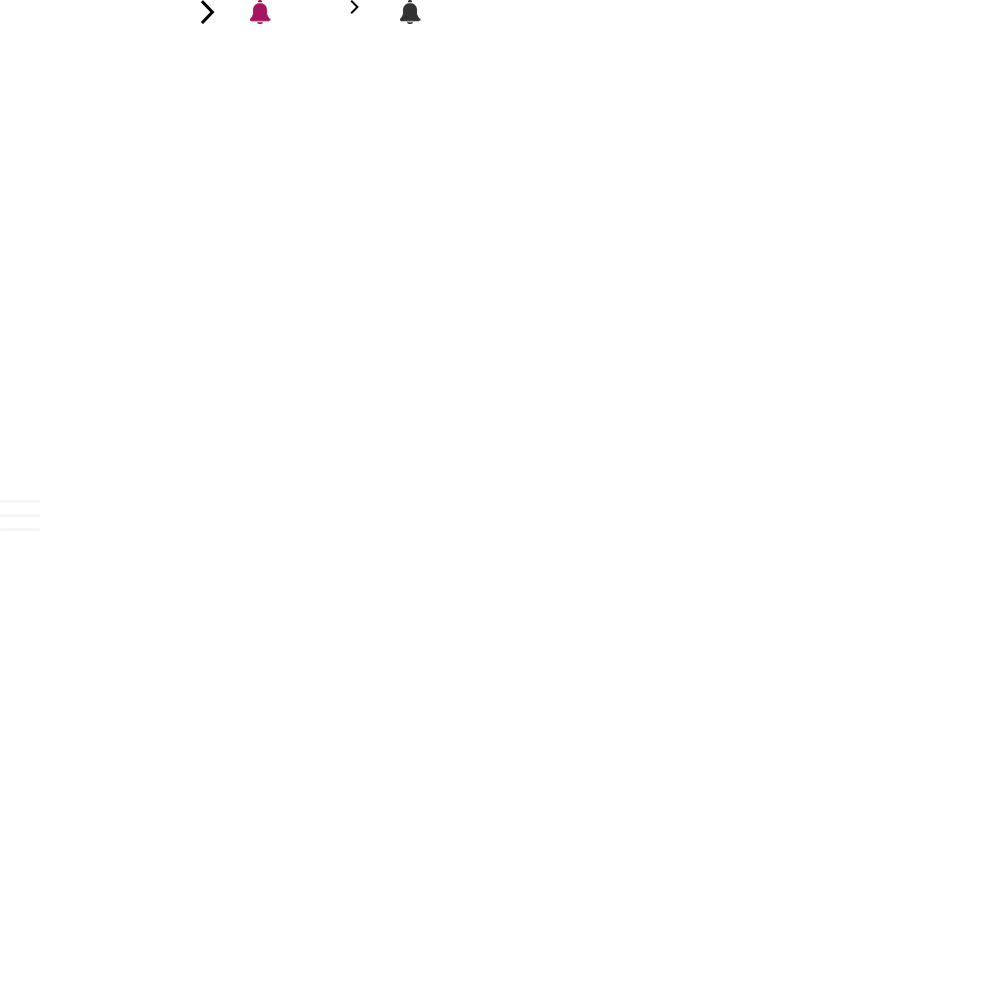
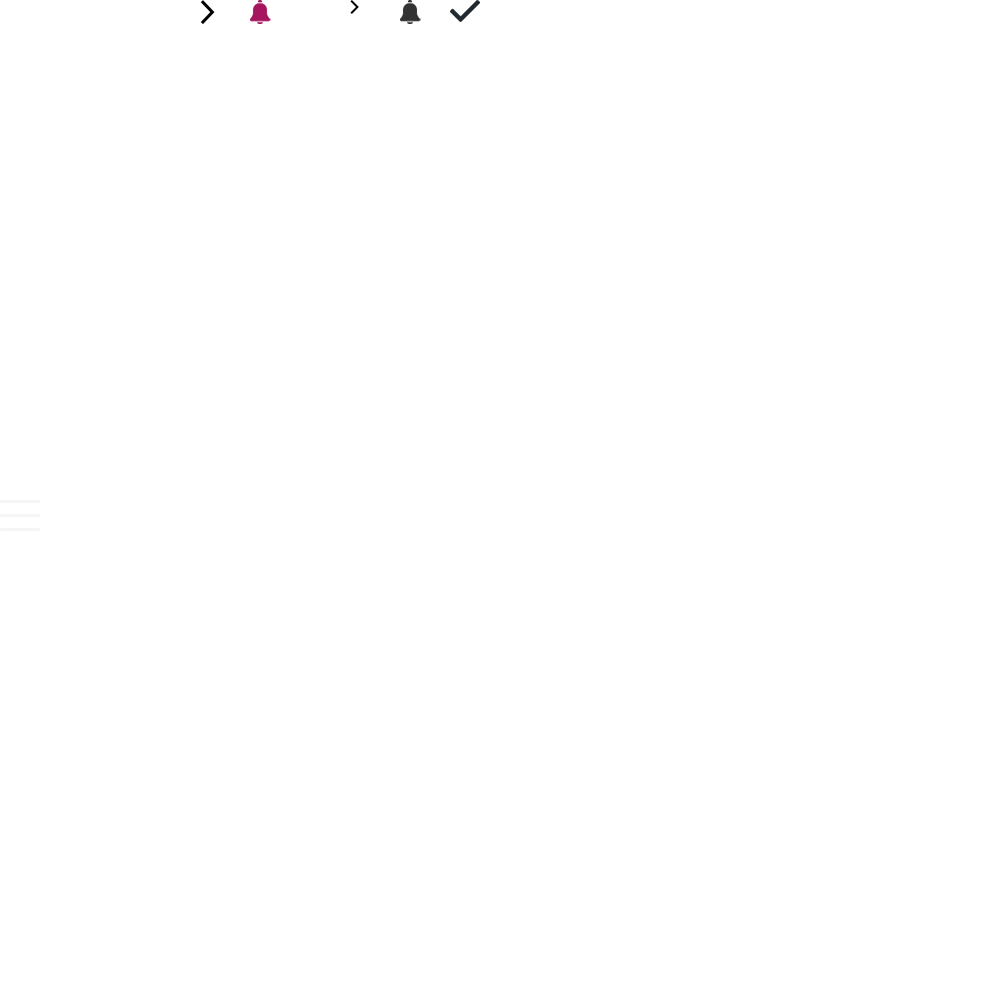
Layers edited between the first and the second 1000×1000 image:
added layer "레이어 9" in group "그룹 1" over [450, 0, 480, 22]
